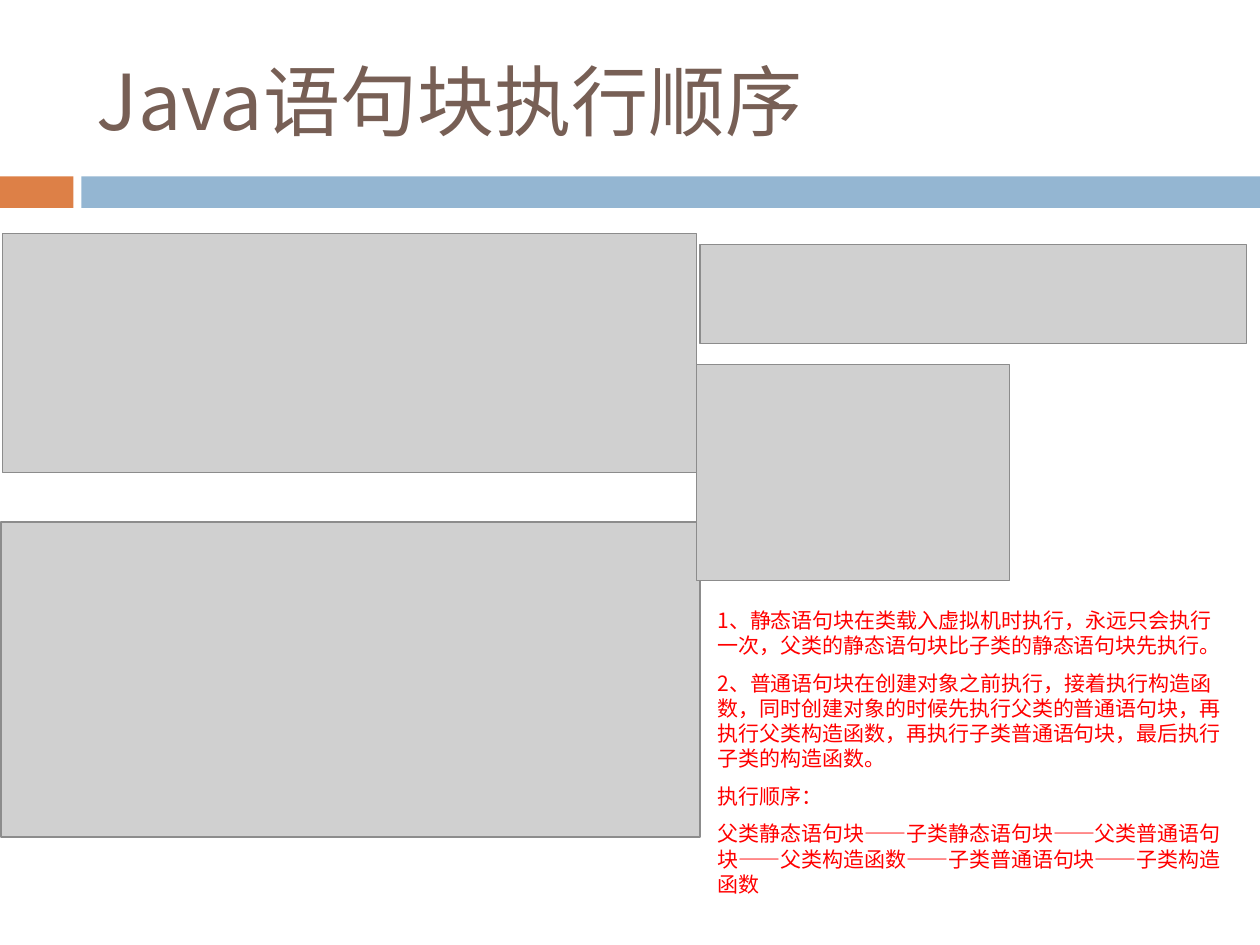
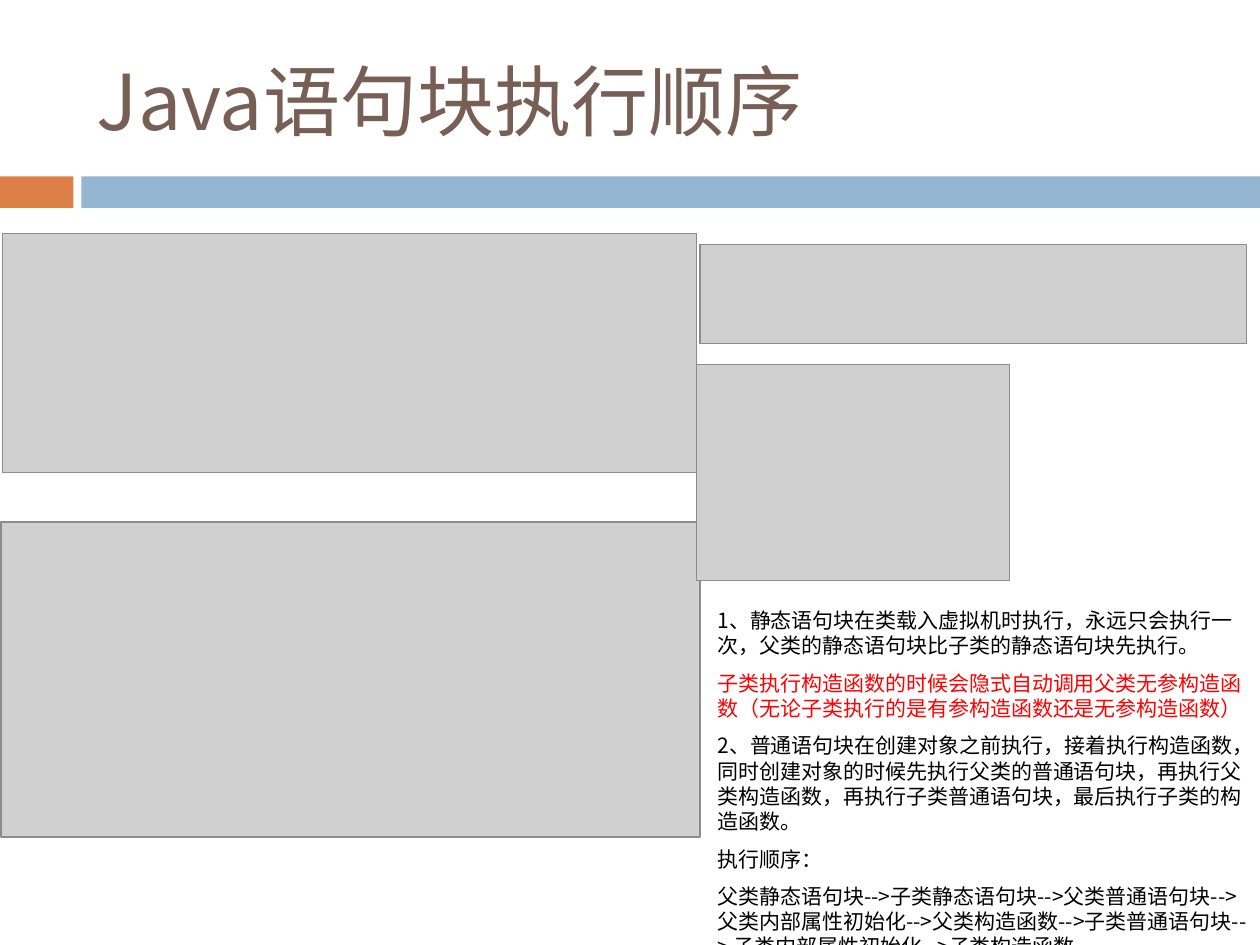
Before and after one commit to Costriod/study, a slide deck: slide 41 of Java基础.pptx (slide 40 before the commit). Drawn at 1260x945 pixels with LibreOffice and Linux fonts; fonts in the diff are those of the drawing; grey boxes stand for pictures. Boxes give left, top, right and bottom in pixels: in the first picture for what was removed or moved away, otherwise in the second. Text is boxed around its words. In the diff, an @@ line names an element or a change of style, - is before the commit and + after.

```diff
--- a/Java基础.pptx
+++ b/Java基础.pptx
@@ text at (717,610,1253,869): text colour #FF0000 to #000000 in "1、静态语句块在类载入虚拟机时执行，永远只会执行一次，父类的静态语句块比子类的静态语句块先执行。", "2、普通语句块在创建对象之前执行，接着执行构造函数，同时创建对象的时候先执行父类的普通语句块，再执行父类构造函数，再执行 ...", "执行顺序：" @@
@@ text at (717,673,1241,718): paragraph added @@
+子类执行构造函数的时候会隐式自动调用父类无参构造函数（无论子类执行的是有参构造函数还是无参构造函数）
@@ text at (717,886,1246,931): text changed; text colour #FF0000 to #000000 @@
-父类静态语句块——子类静态语句块——父类普通语句块——父类构造函数——子类普通语句块——子类构造函数
+父类静态语句块-->子类静态语句块-->父类普通语句块-->父类内部属性初始化-->父类构造函数-->子类普通语句块--> 子类内部属性初始化-->子类构造函数
```
Also in this commit, not shown: 2 other slides changed, 1 slide added.
